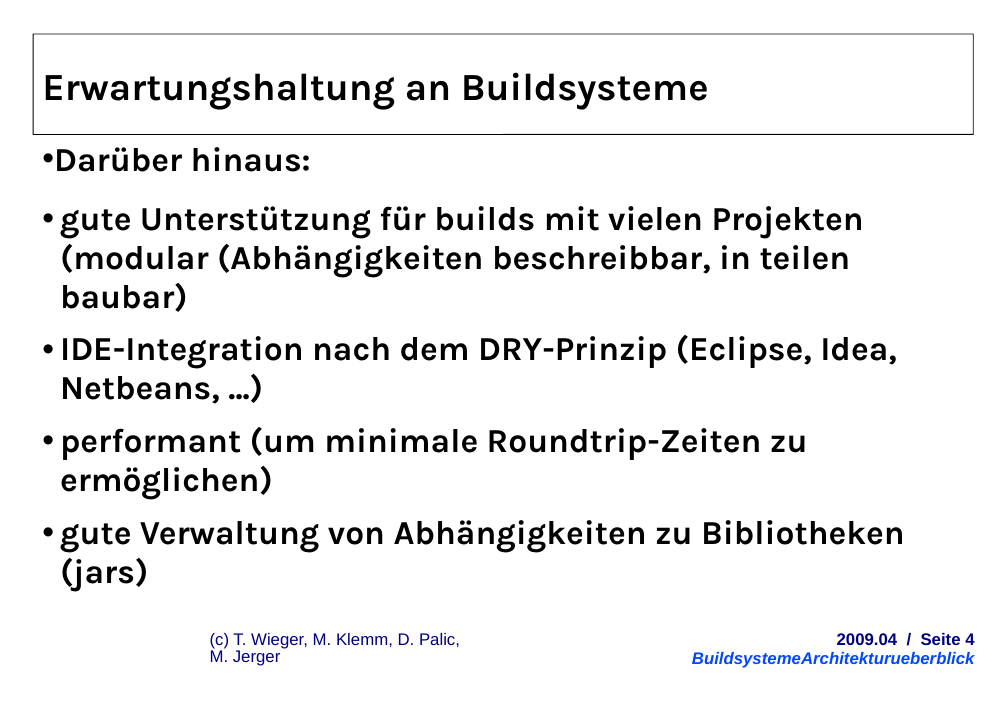
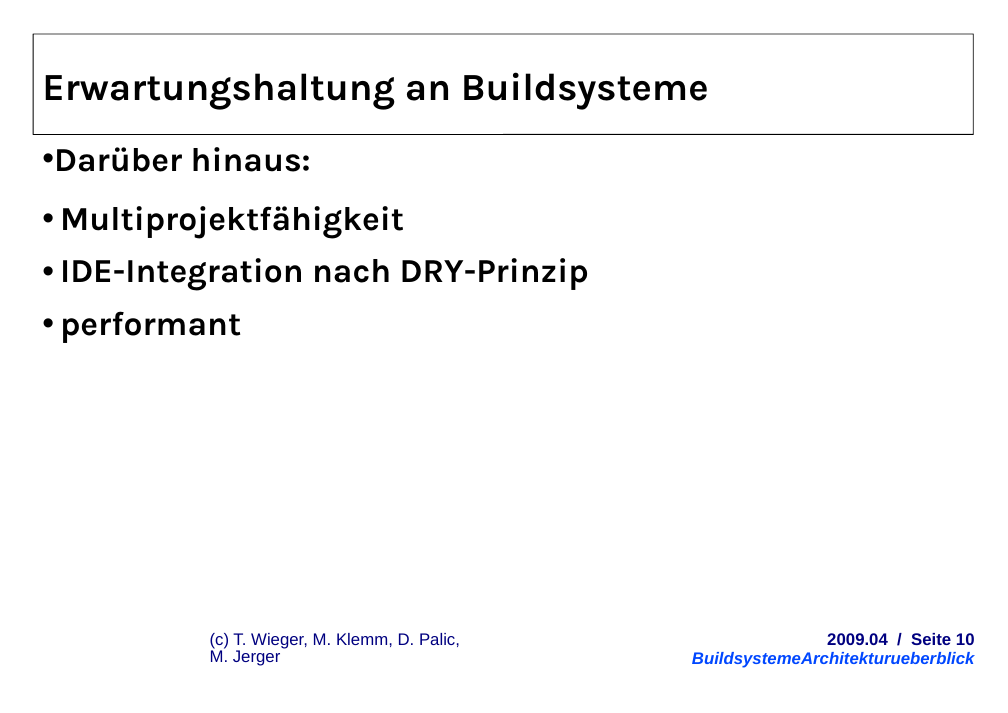
Before and after one commit to herrwieger/experttrainingbuildsystems, a slide deck: slide 10 of praesentationen/BuildsystemeArchitekturueberblick.odp (slide 4 before the commit). Drawn at 1008x713 pixels with LibreOffice and Linux fonts; fonts in the diff are those of the drawing; background and template pictures are left out. Boxes give left, top, right and bottom in pixels: in the first picture for what was removed or moved away, otherwise in the second. Text is boxed around its words. In the diff, an @@ line names an element or a change of style, - is before the commit and + after.

```diff
--- a/praesentationen/BuildsystemeArchitekturueberblick.odp
+++ b/praesentationen/BuildsystemeArchitekturueberblick.odp
@@ text at (60,206,589,343): text changed @@
-  • gute Unterstützung für builds mit vielen Projekten (modular (Abhängigkeiten beschreibbar, in teilen baubar)
-  • IDE-Integration nach dem DRY-Prinzip (Eclipse, Idea, Netbeans, ...)
-  • performant (um minimale Roundtrip-Zeiten zu ermöglichen)
-  • gute Verwaltung von Abhängigkeiten zu Bibliotheken (jars)
+  • Multiprojektfähigkeit
+  • IDE-Integration nach DRY-Prinzip
+  • performant
@@ text at (827,633,975,645): text changed @@
-2009.04 / Seite 4
+2009.04 / Seite 10
```
Also in this commit, not shown: 5 other slides changed, 14 slides added, 4 slides removed, 9 other files.
